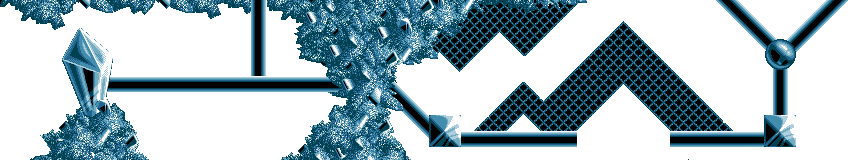
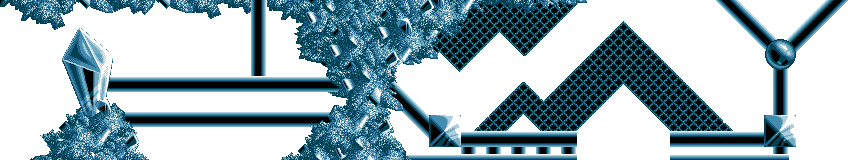
Layers edited between the first and the second w=848, h=160 image:
renamed "fun5.png" to "Capa", painted on it over [125,112,789,160]
